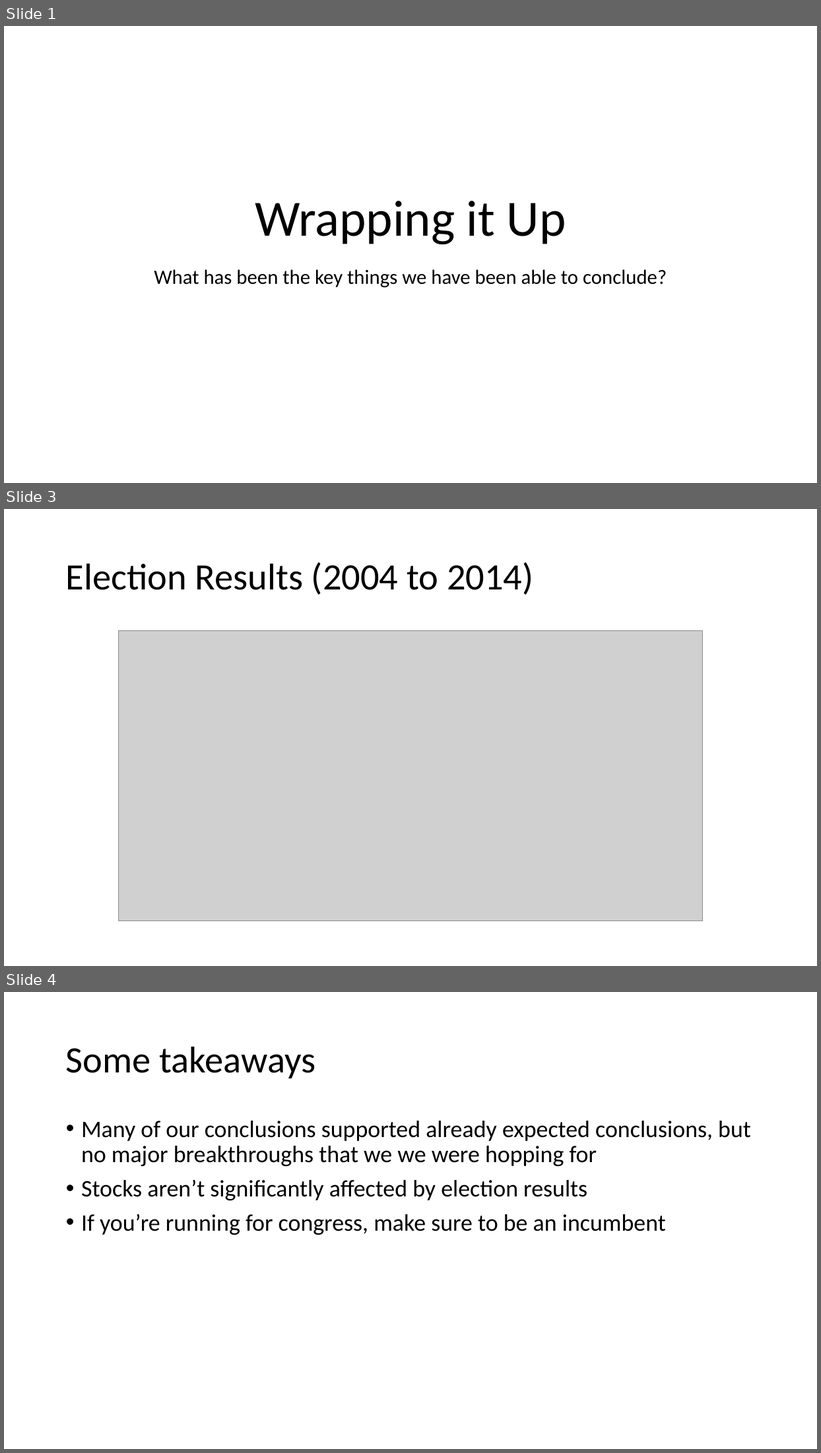
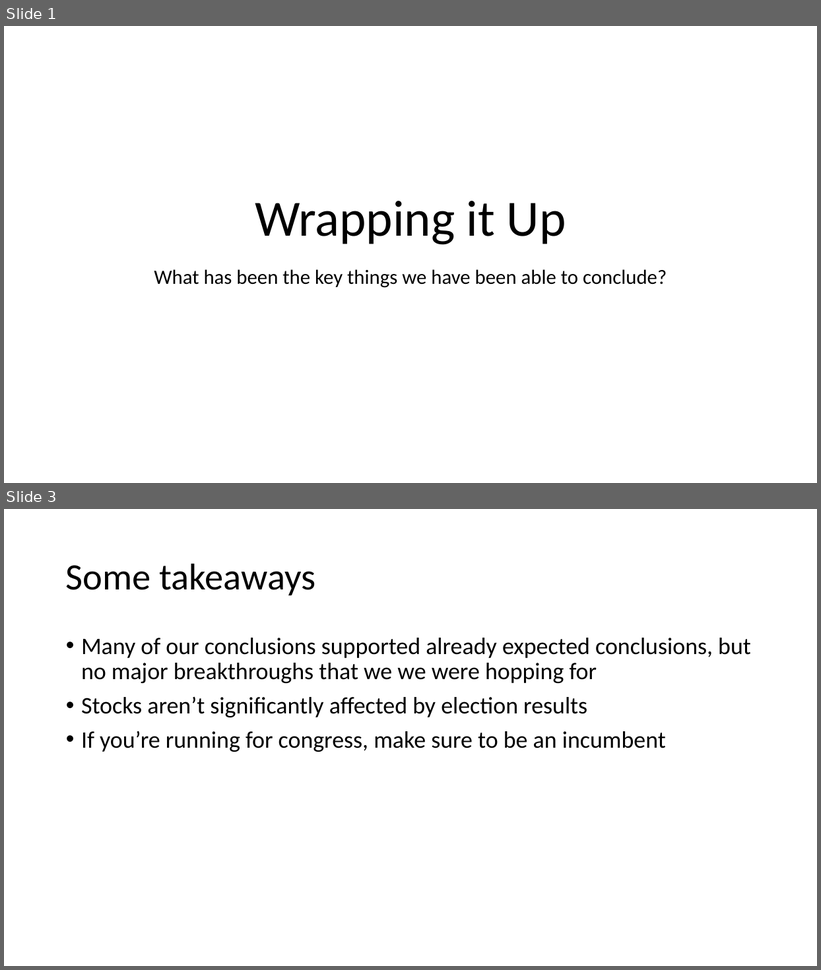
Before and after one commit to arifyali/50-percent-Chance-of-Awesome, a slide deck: Arif Slides.pptx. Shown one above the other, each under a label of ours: slides 1, 3 and 4 before the commit, slides 1 and 3 after it; the slides between them are not shown. The pictures are 821x1453 and 821x970 pixels, drawn with LibreOffice and Linux fonts; fonts in the diff are those of the drawing; grey boxes stand for pictures. Boxes give left, top, right and bottom in pixels: in the first picture for what was removed or moved away, otherwise in the second. Text is boxed around its words. In the diff, an @@ line names an element or a change of style, - is before the commit and + after.

```diff
--- a/Arif Slides.pptx
+++ b/Arif Slides.pptx
@@ slide 3 removed at [4, 509, 817, 966], background #FFFFFF @@
@@ title removed at [66, 562, 533, 595] @@
-Election Results (2004 to 2014)
@@ picture removed at [119, 631, 703, 921] @@
@@ what was slide 4 is now slide 3 @@
```
Also in this commit, not shown: 1 slide changed, 2 slides added.
